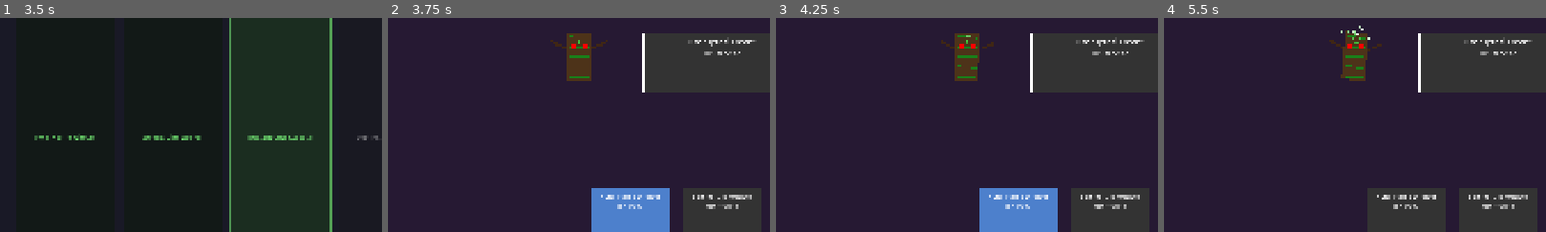
Above: before the commit, frames 1-4 (left to right).
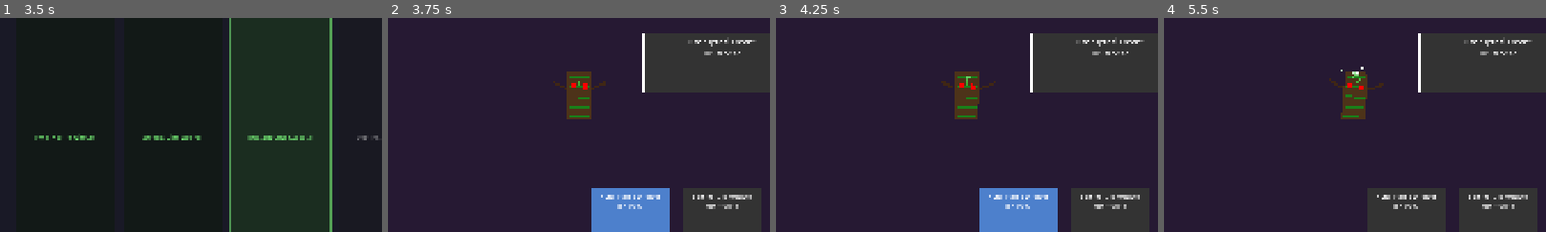
Above: after the commit, the same moments.

Repository: foldedtowels/multi-player-rogue-like
Game: Godot game, scene res://scenes/main_menu.tscn
Same seed, same stepped clock (60 frames per second), same inputs: the game is played once before the commit and once after it.
Inputs:
- Up to frame 1 (3.5 s): click "Start Game" at 0.5 s; click "Pyra, Flame Wielder" at 1.25 s; click "Selene, Life Weaver" at 2 s; click "Nyx, Shadow Assassin" at 2.75 s
- Up to frame 2 (3.75 s): click "Start Adventure" at 3.5 s
- Up to frame 3 (4.25 s): no input
- Up to frame 4 (5.5 s): click "End Turn" at 4.25 s; click "End Turn" at 5 s
The pictures show only the part of the screen within x 6-56%, y 19-69%; the shares and areas given below are measured in that part.

Frame 1 is identical in both runs. In frame 2, 2.5% of the frame differs, in the area x 42-58%, y 7-48%; in frame 3, 2.5%; in frame 4, 2.6%, in the area x 43-58%, y 3-48%.

Commit message:
Fix card selection and visual improvements
- Fix card click detection by setting mouse_filter=2 in card_visual.tscn for Background, VBoxContainer, and CostLabel elements
- Fix reward callback signal parameters to match card_clicked signal (Card, int)
- Lower boss visual position from Y=300 to Y=400 for better screen placement
- Improve common card sizing in reward scene (120x160) with SIZE_SHRINK_CENTER to prevent vertical stretching

🤖 Generated with [Claude Code](https://claude.com/claude-code)

Co-Authored-By: Claude Sonnet 4.5 <noreply@anthropic.com>

Diff:
--- a/scenes/card_visual.tscn
+++ b/scenes/card_visual.tscn
@@ -15,6 +15,7 @@
 anchor_bottom = 1.0
 grow_horizontal = 2
 grow_vertical = 2
+mouse_filter = 2
 
 [node name="VBoxContainer" type="VBoxContainer" parent="."]
 layout_mode = 1
@@ -27,6 +28,7 @@
 offset_bottom = -8.0
 grow_horizontal = 2
 grow_vertical = 2
+mouse_filter = 2
 
 [node name="NameLabel" type="Label" parent="VBoxContainer"]
 layout_mode = 2
@@ -62,3 +64,4 @@
 text = "0"
 horizontal_alignment = 1
 vertical_alignment = 1
+mouse_filter = 2
--- a/scripts/combat.gd
+++ b/scripts/combat.gd
@@ -90,7 +90,7 @@
 	if game_manager.current_boss:
 		boss_visual = Node2D.new()
 		boss_visual.set_script(load("res://scripts/boss_visuals.gd"))
-		boss_visual.position = Vector2(600, 300)  # Position on screen
+		boss_visual.position = Vector2(600, 400)  # Position on screen
 		add_child(boss_visual)
 		boss_visual.set_boss(game_manager.current_boss.character_name)
 
--- a/scripts/reward.gd
+++ b/scripts/reward.gd
@@ -74,7 +74,7 @@
 		print("[Reward] Connecting rare card ", i, " signal for: ", rare_choices[i].card_name)
 		card_visual.card_clicked.connect(_on_rare_card_selected.bind(i))
 
-func _on_rare_card_selected(card_index: int):
+func _on_rare_card_selected(card: Card, card_index: int):
 	print("[Reward] *** RARE CARD SELECTED CALLBACK TRIGGERED! Index: ", card_index, " ***")
 	var chosen_card = rare_choices[card_index]
 	var chosen_player = game_manager.players[chosen_player_index]
@@ -135,7 +135,8 @@
 			card_visual.set_card(common_choices_per_player[i][j])
 			card_visual.set_playable(true)
 			card_visual.mouse_filter = Control.MOUSE_FILTER_STOP  # Ensure card receives mouse events
-			card_visual.custom_minimum_size = Vector2(150, 200)  # Smaller cards
+			card_visual.custom_minimum_size = Vector2(120, 160)  # Smaller cards
+			card_visual.size_flags_vertical = Control.SIZE_SHRINK_CENTER  # Don't stretch vertically
 			card_visual.card_clicked.connect(_on_common_card_selected.bind(i, j))
 
 func _on_heal_selected(player_index: int):
@@ -150,7 +151,7 @@
 	players_ready += 1
 	check_all_ready()
 
-func _on_common_card_selected(player_index: int, card_index: int):
+func _on_common_card_selected(card: Card, player_index: int, card_index: int):
 	var chosen_card = common_choices_per_player[player_index][card_index]
 	var player = game_manager.players[player_index]
 
